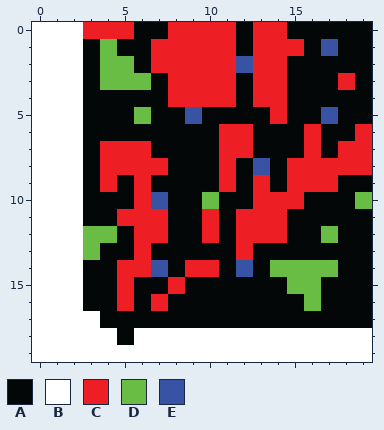
Pixel-art sprite -- Assets/Materials/HightMap/Terrains.png. Above: the version before the commit.
The file is 200x200 pixels, drawn in blocks of 10x10; one block is one cell here.
Palette (. is transparent): A #040707  B #ffffff  C #ed1f24  D #69bd45  E #3853a4
Pixels before, first column x 0:
 0 BBBCCCAACCCCACCAAAAA
 1 BBBADAACCCCCACCCAEAA
 2 BBBADDACCCCCECCAAAAA
 3 BBBADDDACCCCACCAAACA
 4 BBBAAAAACCCCACCAAAAA
 5 BBBAAADAAEAAAACAAEAA
 6 BBBAAAAAAAACCAAACAAC
 7 BBBACCCAAAACCAAACACC
 8 BBBACCCCAAACAEACCCCC
 9 BBBACACAAAACACACCCAA
10 BBBAAACEAADAACCCAAAD
11 BBBAACCCAACACCCAAAAA
12 BBBDDACCAACACCCAADAA
13 BBBDAACAAAAACAAAAAAA
14 BBBAACCEACCAEADDDDAA
15 BBBAACAACAAAAAADDAAA
16 BBBAACACAAAAAAAADAAA
17 BBBBAAAAAAAAAAAAAAAA
18 BBBBBABBBBBBBBBBBBBB
19 BBBBBBBBBBBBBBBBBBBB
New version:
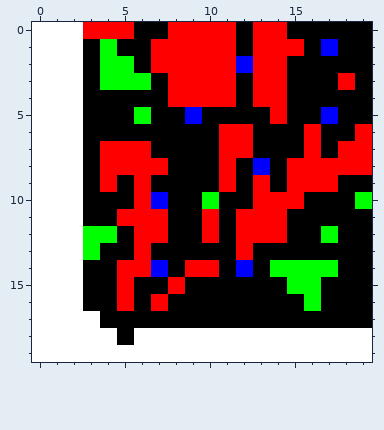
The edit:
colour A: #040707 -> #000000
colour C: #ed1f24 -> #ff0000
colour D: #69bd45 -> #00ff00
colour E: #3853a4 -> #0000ff
Where, in picture pixels (left, top, right, bottom), the same in both pictures:
changed: (83, 22, 372, 345)
